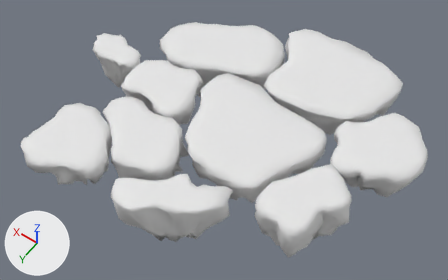
The FBX model God Game/Assets/Models/islands.fbx as it was, and as the next commit left it.
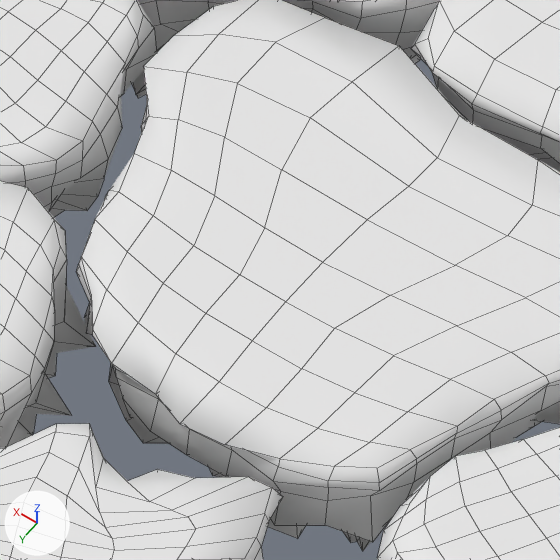
Each version appears first whole from a 50 mm camera at (-97.1, 253.2, 271.9) aimed at (36.5, 66.3, -21.8), and next in a close-up on the part from 37% to 67% of the width and 27% to 73% of the height. Every picture has the same lights, and +X, +Y and +Z are marked at lower left. The close-ups show mesh edges as thin lines. Where no turn or scale is listed for an object, it has been applied to the vertices.

Objects in the first close-up: 'island10_detail', 'island1_detail', 'island2_detail', 'island3_detail', 'island4_detail', 'island5_detail', 'island9_detail'.
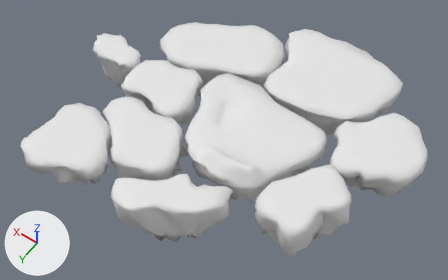
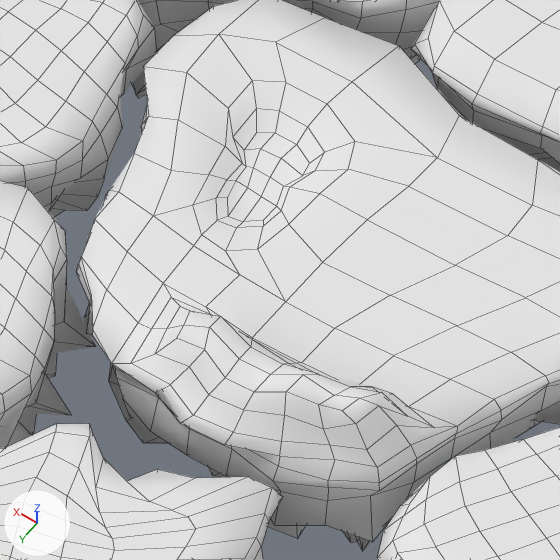
Changed parts and their boxes (x1, y1, x2, y2) in the close-ups (560 x 560 px):
```json
{"part": 1, "of": "me_cube_003", "change": "built on", "before": [112, 34, 494, 491], "after": [112, 34, 494, 491]}
```

Scene script edits in JSON lines:
```json
{"block": "me_cube_003", "where": "# used by ob_island2_detail; location = (20.1, 72.4, -1.0)"}
{"op": "remove", "block": "me_cube_003", "code": "me_cube_003.from_pydata(...)  # 418 vertices, 416 faces; spans x -41.2..40.8, y -39.5..31.4, z -47.1..2.2"}
{"op": "add", "block": "me_cube_003", "code": "me_cube_003.from_pydata(...)  # 508 vertices, 506 faces; spans x -41.2..40.8, y -39.5..31.3, z -47.1..9.8"}
{"block": "me_cube_003", "change": "me_cube_003 part 1"}
{"block": "me_cube_003", "change": "7 vertices are removed from x -24.1..27.2, y -20.3..28.6, z -0.1..1.3"}
{"block": "me_cube_003", "change": "27 faces are deleted"}
{"block": "me_cube_003", "change": "4 vertices in x -19.6..5.3, y 26.4..29.4, z -1.5..0.1 move by (0.0, 0.0, 0.2)"}
{"block": "me_cube_003", "change": "3 vertices in x -25.7..-15.4, y 13.0..17.4, z 0.6..1.0 move by (0.0, 0.0, 1.0)"}
{"block": "me_cube_003", "change": "15 vertices move from x -21.1..22.8, y -10.6..31.4, z -1.8..1.7 to x -20.8..22.1, y -9.8..31.3, z -1.7..5.1"}
{"block": "me_cube_003", "change": "97 vertices are added at x -26.3..25.8, y -23.7..29.5, z -1.4..9.8"}
{"block": "me_cube_003", "change": "117 new faces join them"}
```
